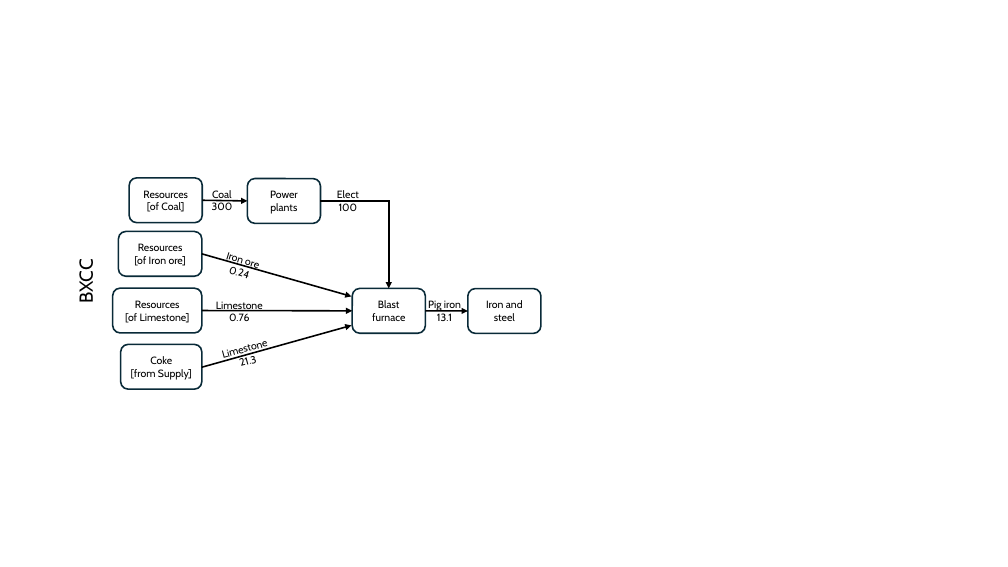
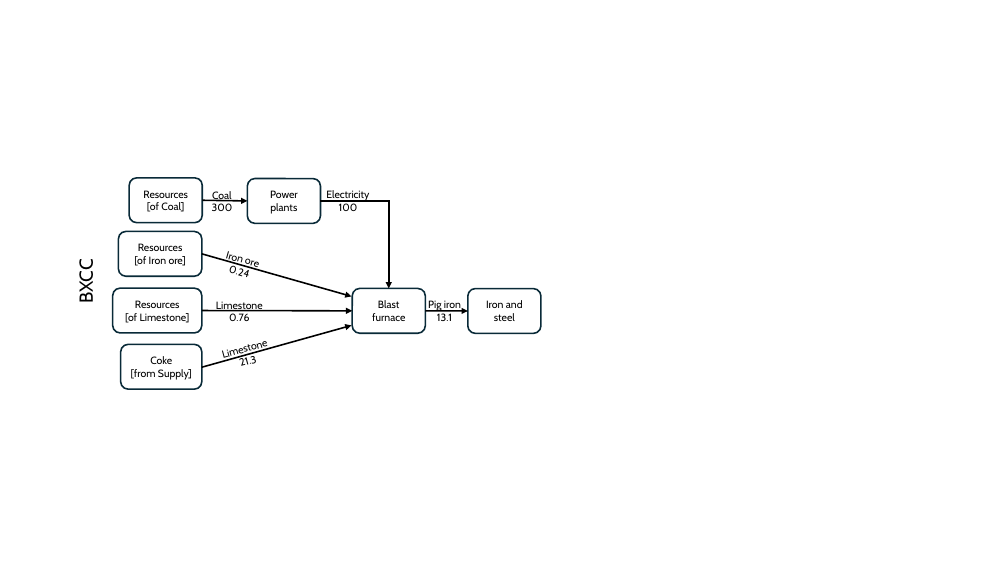
Before and after one commit to MatthewHeun/MaterialExergyPaper2025, a slide deck: slide 4 of images/BXCC_figs.pptx. Drawn at 1008x567 pixels with LibreOffice and Linux fonts; fonts in the diff are those of the drawing. Boxes give left, top, right and bottom in pixels: in the first picture for what was removed or moved away, otherwise in the second. Text is boxed around its words. In the diff, an @@ line names an element or a change of style, - is before the commit and + after.

```diff
--- a/images/BXCC_figs.pptx
+++ b/images/BXCC_figs.pptx
@@ text "Electricity": place and size @@
-text "Electricity" at bbox=[337, 190, 359, 211]
+text "Electricity" at bbox=[326, 190, 369, 211]
@@ text at bbox=[326, 190, 369, 201]: text changed @@
-Elect
+Electricity
@@ text "Iron ore" at bbox=[225, 251, 258, 277]: rotation 17 to 15 degrees @@
```
Also in this commit, not shown: 3 other slides changed, 5 other files.
